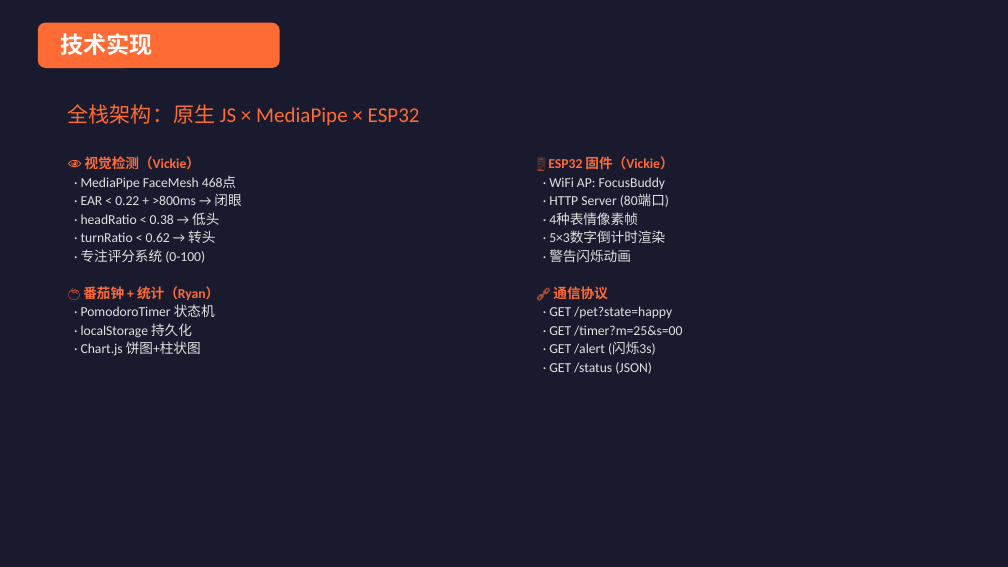
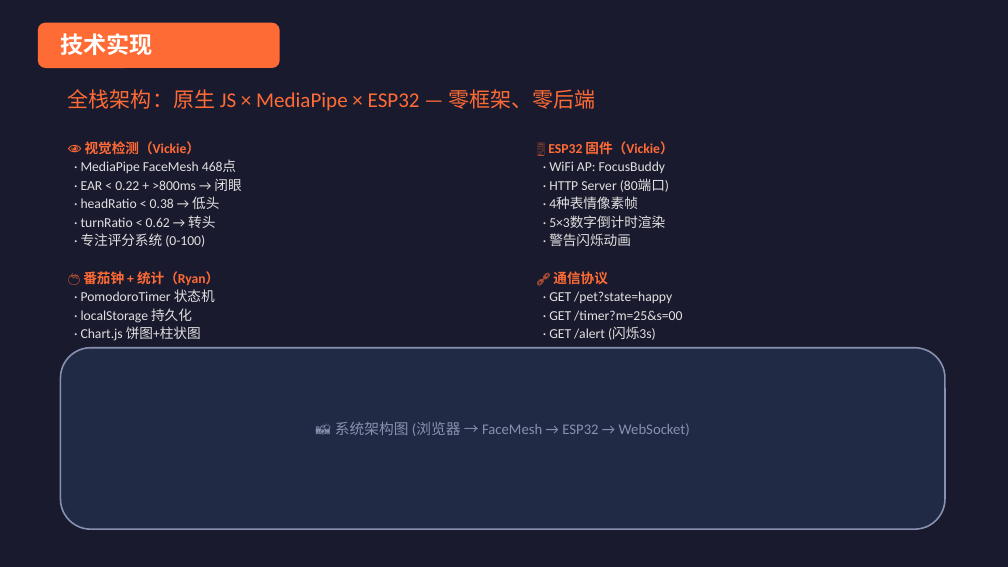
Before and after one commit to Sapnap67/FocusBuddy, a slide deck: slide 6 of docs/FocusBuddy_PPT.pptx. Drawn at 1008x567 pixels with LibreOffice and Linux fonts; fonts in the diff are those of the drawing. Boxes give left, top, right and bottom in pixels: in the first picture for what was removed or moved away, otherwise in the second. Text is boxed around its words. In the diff, an @@ line names an element or a change of style, - is before the commit and + after.

```diff
--- a/docs/FocusBuddy_PPT.pptx
+++ b/docs/FocusBuddy_PPT.pptx
@@ text at bbox=[68, 89, 595, 111]: text changed @@
-全栈架构：原生 JS × MediaPipe × ESP32
+全栈架构：原生 JS × MediaPipe × ESP32 — 零框架、零后端
@@ text "👁 视觉检测（Vickie）": place and size @@
-text "👁 视觉检测（Vickie）" at bbox=[81, 156, 241, 356]
+text "👁 视觉检测（Vickie）" at bbox=[81, 141, 241, 341]
@@ text "🖥️ ESP32 固件（Vickie）" rewrapped from bbox=[548, 156, 682, 374] to bbox=[548, 141, 682, 349] @@
@@ rounded rectangle added at bbox=[60, 348, 945, 529], fill #202A44, outline #8892B0 1.5 pt @@
@@ text added at bbox=[335, 422, 690, 436], 14 pt, text #8892B0 @@
+📸 系统架构图 (浏览器 → FaceMesh → ESP32 → WebSocket)
```
Also in this commit, not shown: 7 other slides changed, 1 slide added, 3 other files.
